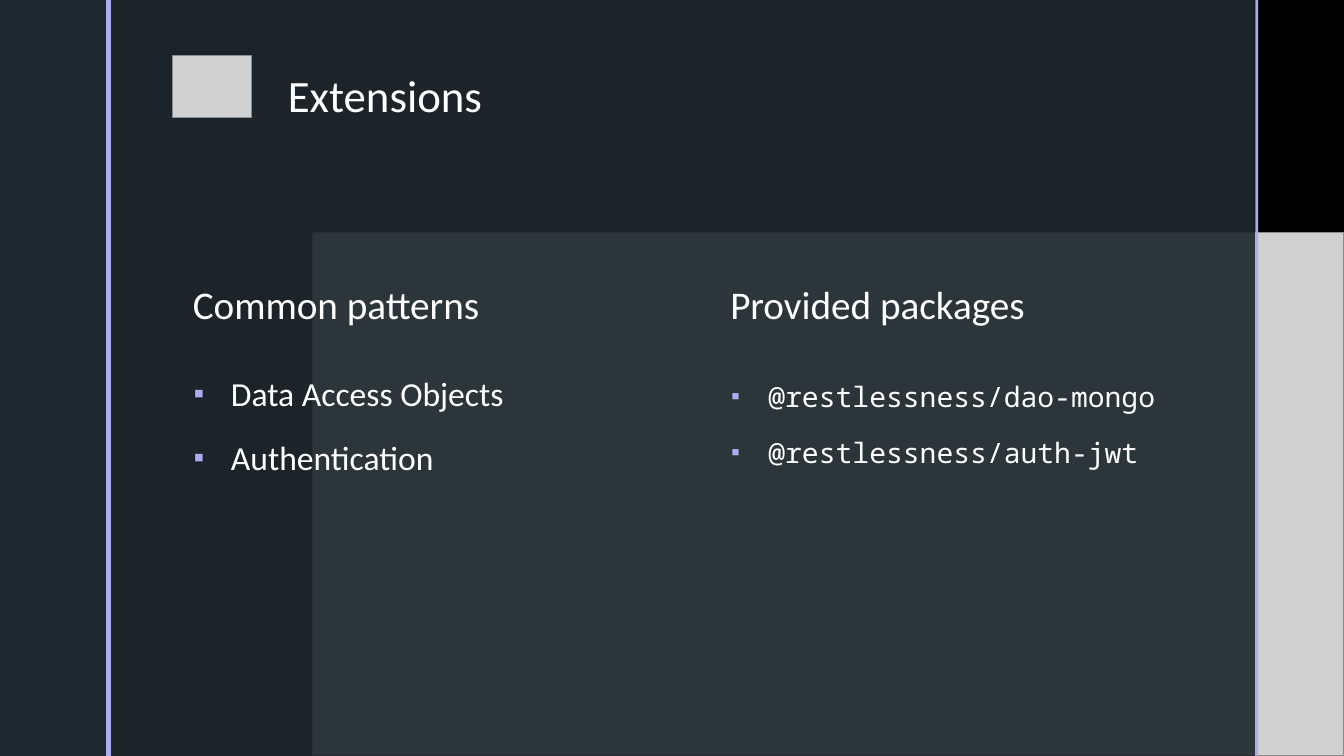
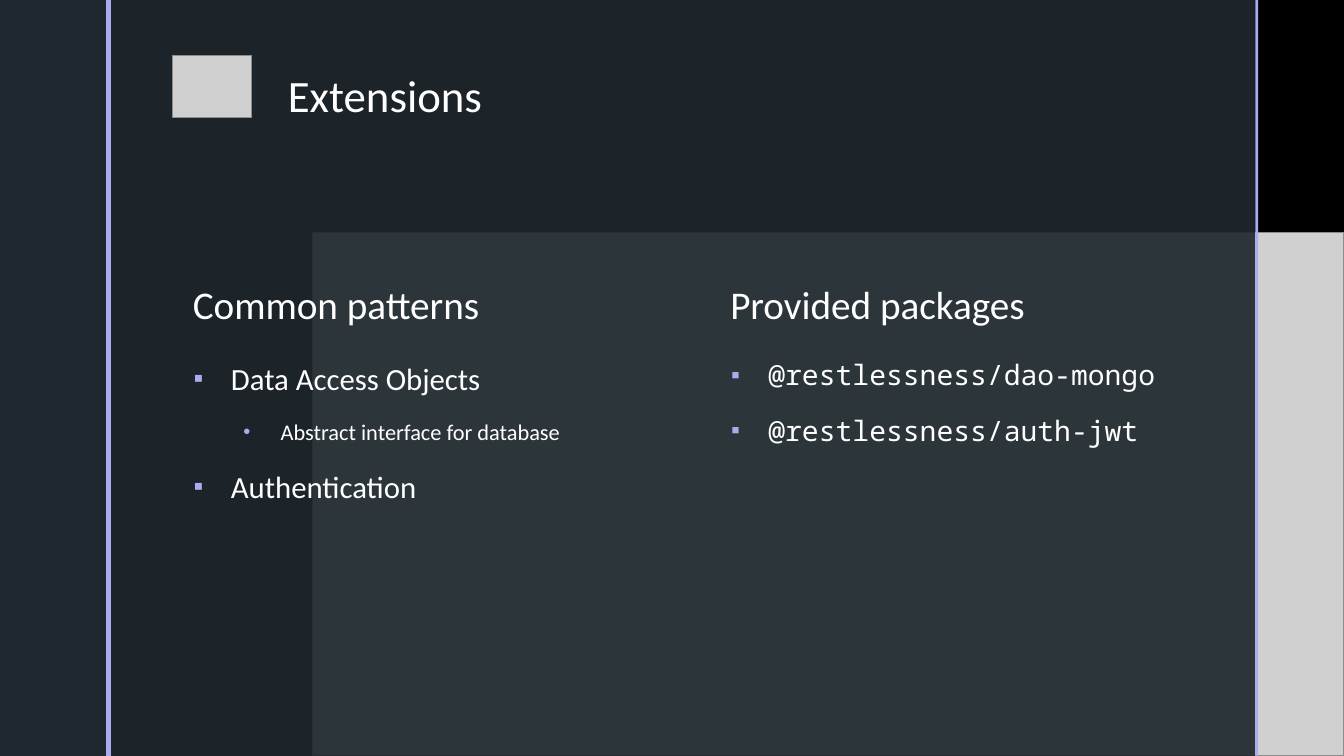
Before and after one commit to androsanta/Thesis, a slide deck: slide 8 of presentation/presentation.pptx. Drawn at 1344x756 pixels with LibreOffice and Linux fonts; fonts in the diff are those of the drawing; grey boxes stand for pictures; background and template pictures are left out. Boxes give left, top, right and bottom in pixels: in the first picture for what was removed or moved away, otherwise in the second. Text is boxed around its words. In the diff, an @@ line names an element or a change of style, - is before the commit and + after.

```diff
--- a/presentation/presentation.pptx
+++ b/presentation/presentation.pptx
@@ text "Data Access Objects" at bbox=[231, 368, 559, 499]: vertical alignment middle to top @@
@@ text "@restlessness/dao-mongo" at bbox=[768, 363, 1155, 448]: vertical alignment middle to top @@
@@ text at bbox=[231, 368, 480, 499]: size 24 to 22 pt in "Data Access Objects", "Authentication" @@
@@ text at bbox=[281, 424, 559, 440]: paragraph added @@
+  • Abstract interface for database
```
Also in this commit, not shown: 8 other slides changed, 2 slides added, 1 slide removed.
